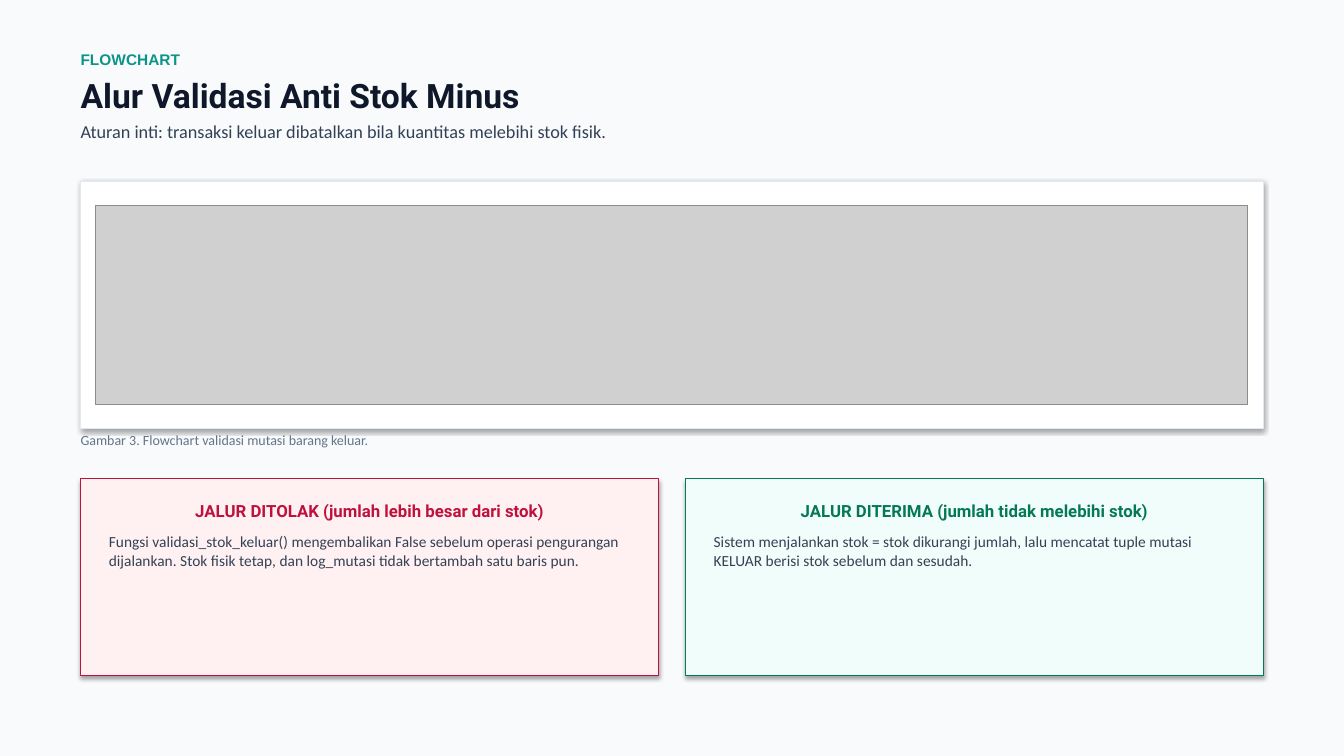
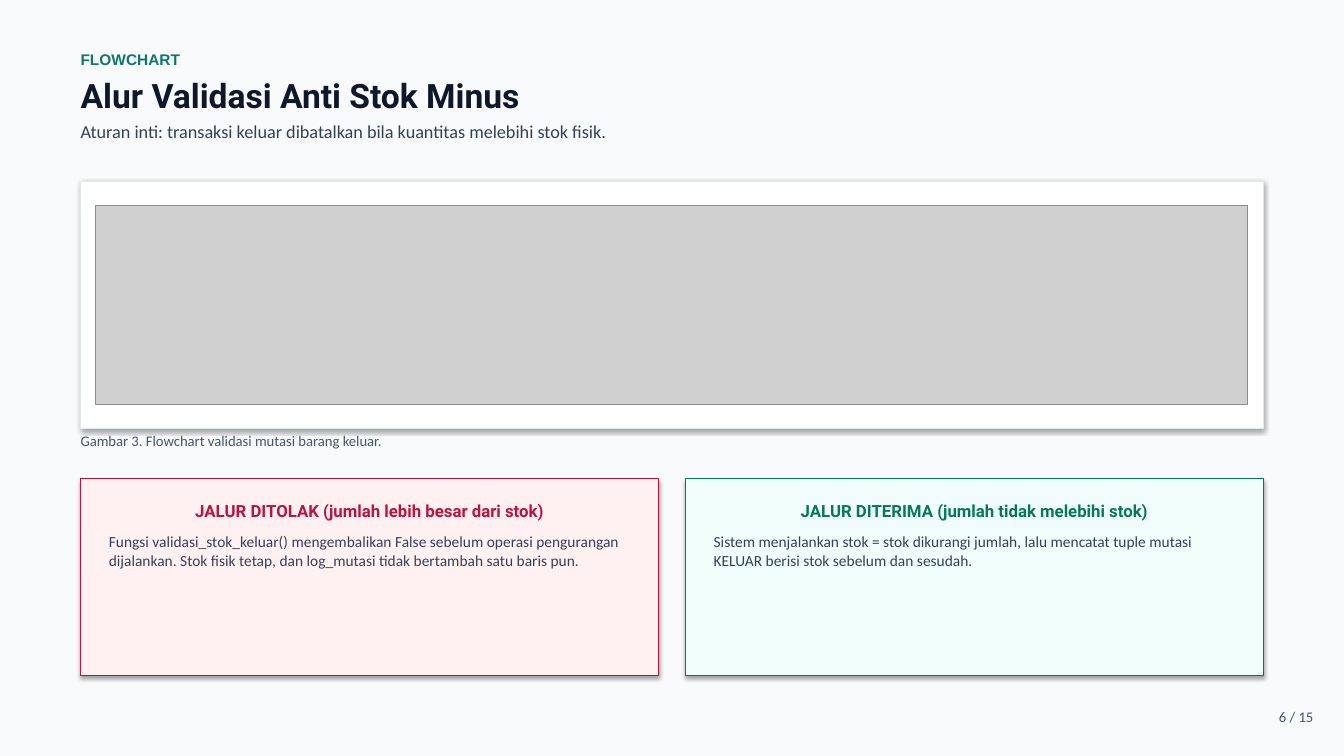
Before and after one commit to Curzyori/Stokku-Desktop, a slide deck: slide 6 of docs/presentasi/STOKKU_DESKTOP_PROGRES_P7.pptx. Drawn at 1344x756 pixels with LibreOffice and Linux fonts; fonts in the diff are those of the drawing; grey boxes stand for pictures. Boxes give left, top, right and bottom in pixels: in the first picture for what was removed or moved away, otherwise in the second. Text is boxed around its words. In the diff, an @@ line names an element or a change of style, - is before the commit and + after.

Commit message:
fix: perbaiki klaim slide, keterbacaan gambar, dan atribusi silabus pada deck presentasi

```diff
--- a/docs/presentasi/STOKKU_DESKTOP_PROGRES_P7.pptx
+++ b/docs/presentasi/STOKKU_DESKTOP_PROGRES_P7.pptx
@@ text at (81,54,180,65): text colour #0D9488 to #0F766E in "FLOWCHART" @@
@@ text "Gambar 3. Flowchart validasi mutasi ..." at (81,433,382,449): size 10 to 10.5 pt, text colour #64748B to #475569 @@
@@ text added at (1279,712,1314,722), 10.5 pt, text #475569 @@
+6 / 15
```
Also in this commit, not shown: 10 other slides changed, 3 slides added, 2 slides removed, 26 other files.
